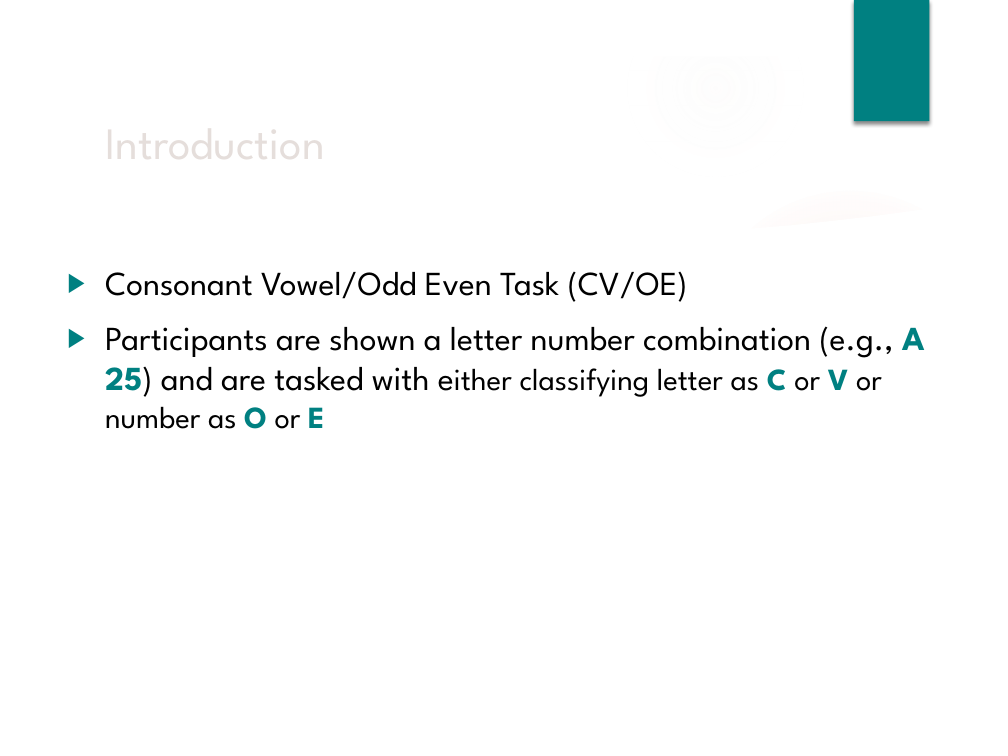
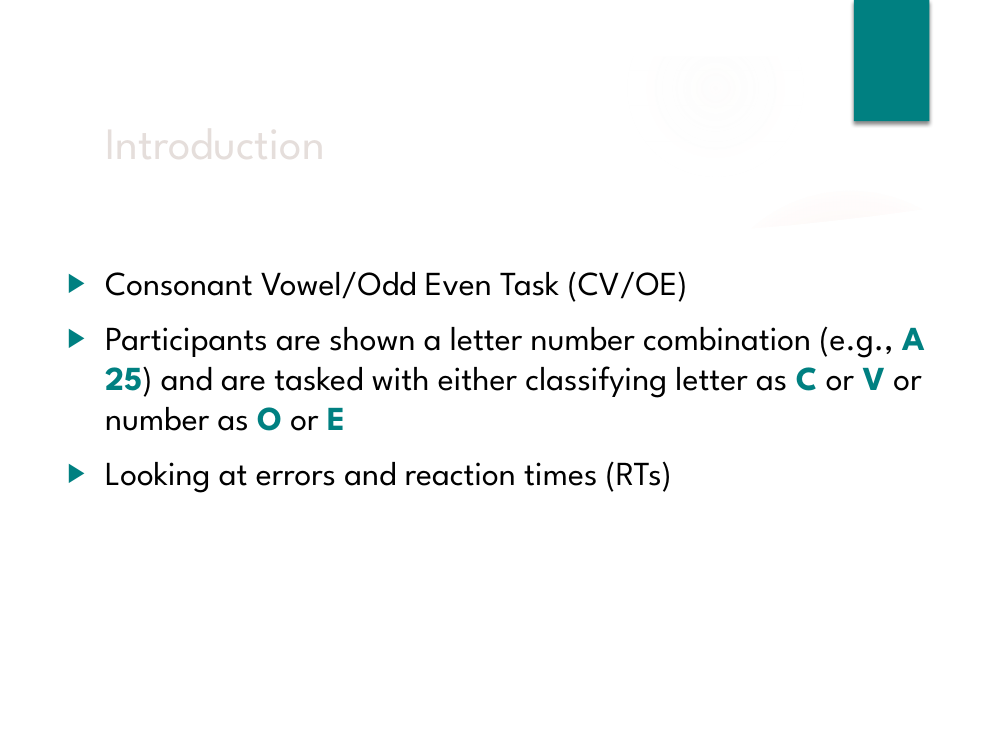
Before and after one commit to npm27/Spring-2019-Projects, a slide deck: slide 4 of CVOE/3 Presentations/Brown Bag Fall 19.pptx (slide 3 before the commit). Drawn at 1008x756 pixels with LibreOffice and Linux fonts; fonts in the diff are those of the drawing; background and template pictures are left out. Boxes give left, top, right and bottom in pixels: in the first picture for what was removed or moved away, otherwise in the second. Text is boxed around its words. In the diff, an @@ line names an element or a change of style, - is before the commit and + after.

```diff
--- a/CVOE/3 Presentations/Brown Bag Fall 19.pptx
+++ b/CVOE/3 Presentations/Brown Bag Fall 19.pptx
@@ text at <box>105,326,925,431</box>: size 22 to 24 pt in "either classifying letter as C or V ..." @@
@@ text at <box>105,461,672,493</box>: paragraph added @@
+▶ Looking at errors and reaction times (RTs)
```
Also in this commit, not shown: 18 other slides changed, 11 slides added, 18 other files.
